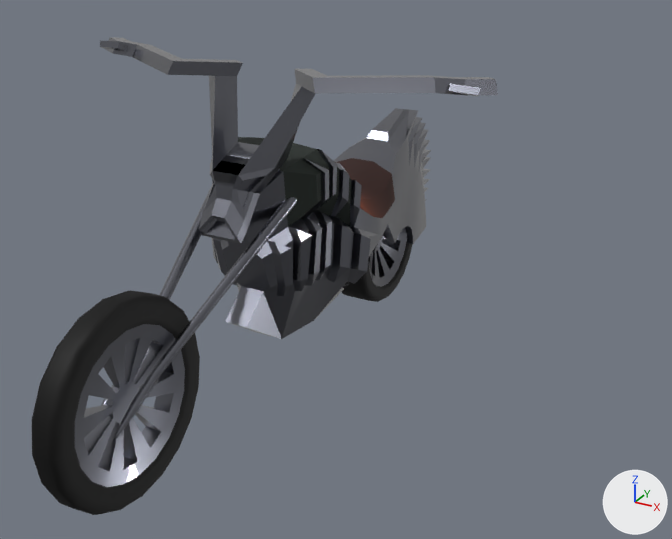
The FBX model Assets/Art/Blender/Ghost Rider.fbx as it was, and as the next commit left it.
Before and after are seen from a 50 mm camera at (0.0253, -0.0401, 0.0254) aimed at (0.0028, 0.0008, 0.005). Every picture has the same lights, and +X, +Y and +Z are marked at lower right. The picture after the commit comes second.
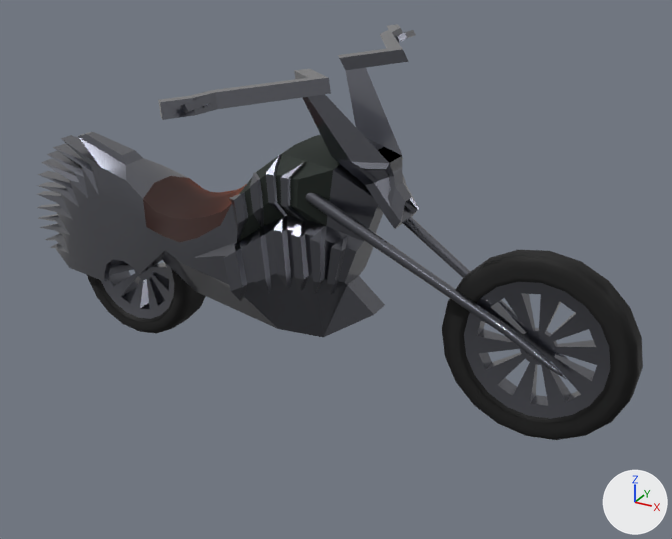
Location of each change, [x1, y1, x2, y2] in pixels of the pictures (672 x 539 px; the box of a moved part takes in the faces that stretch with it):
'polySurface4', reshaped, turned
    before: [32, 37, 498, 515]
    after: [36, 24, 643, 440]
part 1 of me_mesh, moved or reshaped
    before: [100, 37, 498, 244]
    after: [158, 24, 419, 229]

The change in detail:
me_mesh is used by ob_polysurface4; location (0.00031, 0.00064, 0.00851); rotation (1.571, 0.0, 0.0), in degrees (90, 0, 0); scale (0.01, 0.01, 0.01).
me_mesh had 1594 vertices, 1688 faces and spanned x -1.14..1.14, y -1.0..0.8, z -1.91..1.91.
me_mesh now has 1594 vertices, 1688 faces and spans x -1.17..1.12, y -1.0..0.8, z -1.91..1.91.
me_mesh part 1: the loose piece of 142 vertices spanning x -1.14..1.14, y 0.01..0.8, z 0.03..0.7 is moved by (-0.03, 0.0, 0.0).
Object 'polySurface4' (ob_polysurface4) turns from (90, 0, 0) to (90, 0, 90) degrees about x, y and z.
